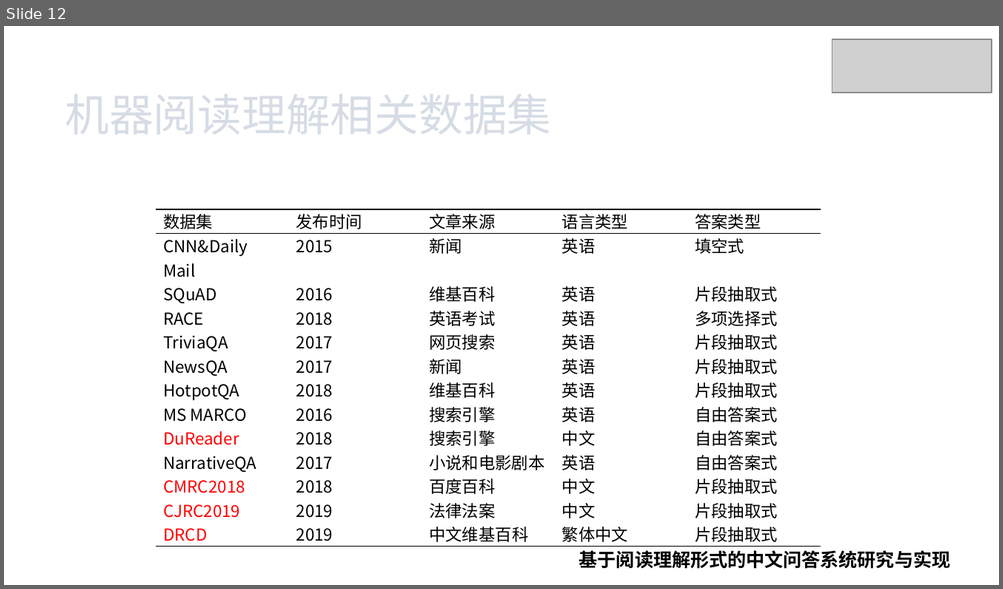
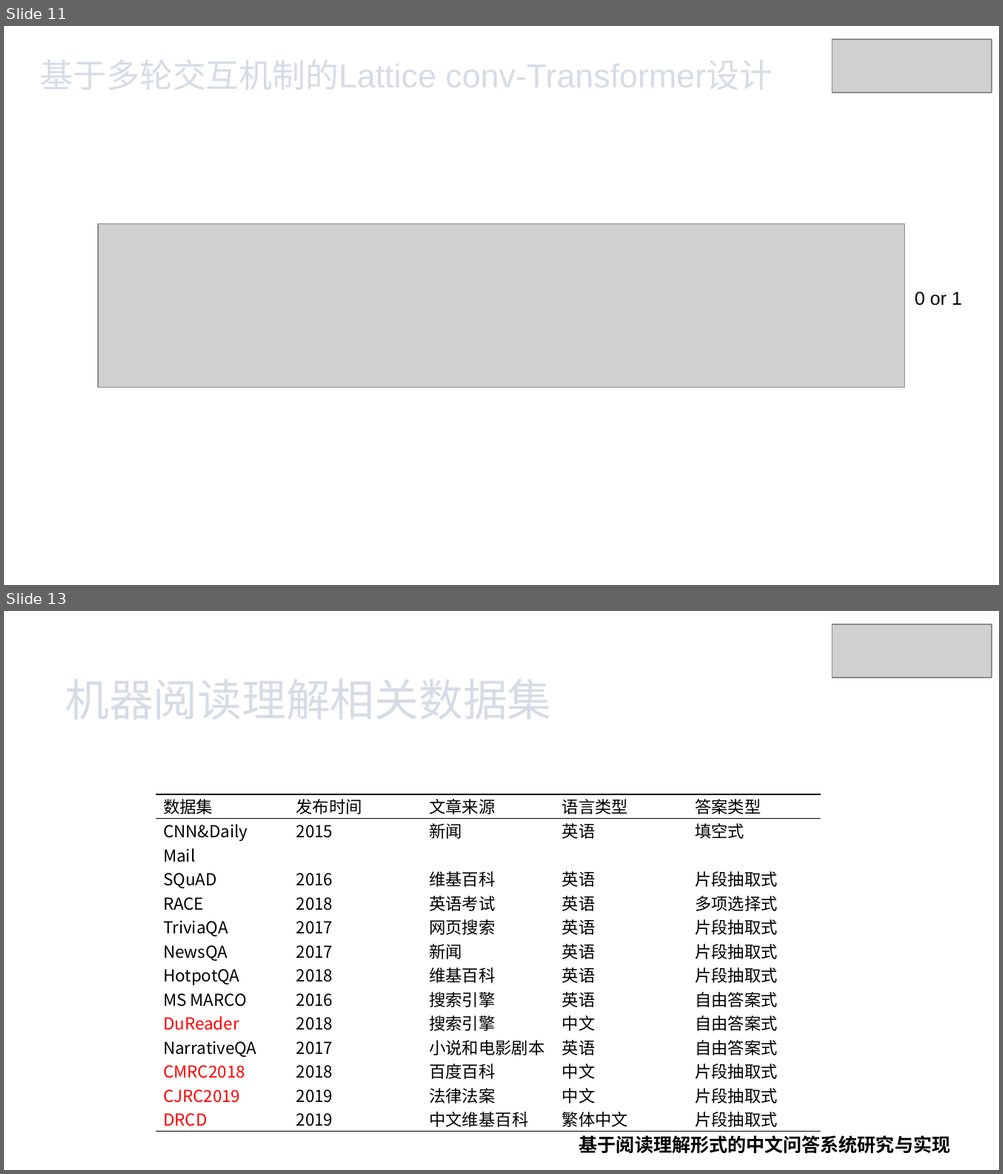
Before and after one commit to xhsun1997/ChineseMRC, a slide deck: 孙相会.pptx. Shown one above the other, each under a label of ours: slide 12 before the commit, slides 11 and 13 after it; the slides between them are not shown. The pictures are 1003x589 and 1003x1174 pixels, drawn with LibreOffice and Linux fonts; fonts in the diff are those of the drawing; grey boxes stand for pictures. Boxes give left, top, right and bottom in pixels: in the first picture for what was removed or moved away, otherwise in the second. Text is boxed around its words. In the diff, an @@ line names an element or a change of style, - is before the commit and + after.

```diff
--- a/孙相会.pptx
+++ b/孙相会.pptx
@@ slide 11 added at (4,26,999,585), background #FFFFFF @@
@@ picture added at (831,39,990,93) @@
@@ text added at (40,60,772,90), 24 pt, text pattern #44546A on #D6DCE5 @@
+基于多轮交互机制的Lattice conv-Transformer设计
@@ picture added at (99,224,905,387) @@
@@ text added at (914,292,962,306), 13.5 pt, text #000000 @@
+0 or 1
@@ what was slide 12 is now slide 13 @@
```
Also in this commit, not shown: 10 slides changed, 1 other slide added, 3 slides removed, 5 other files.
